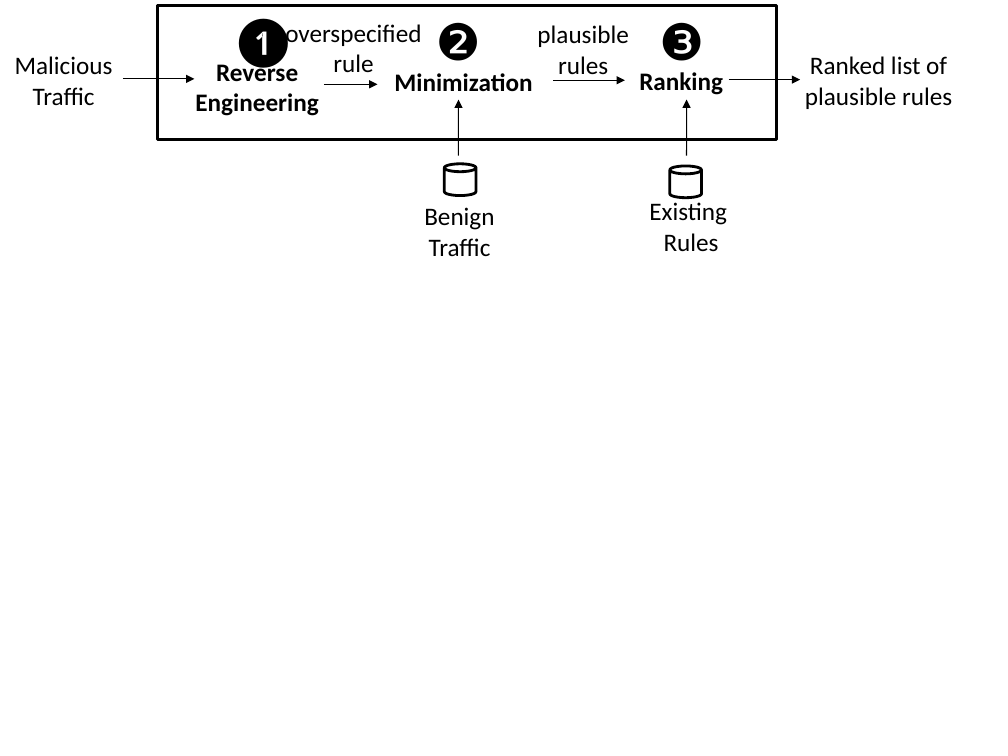
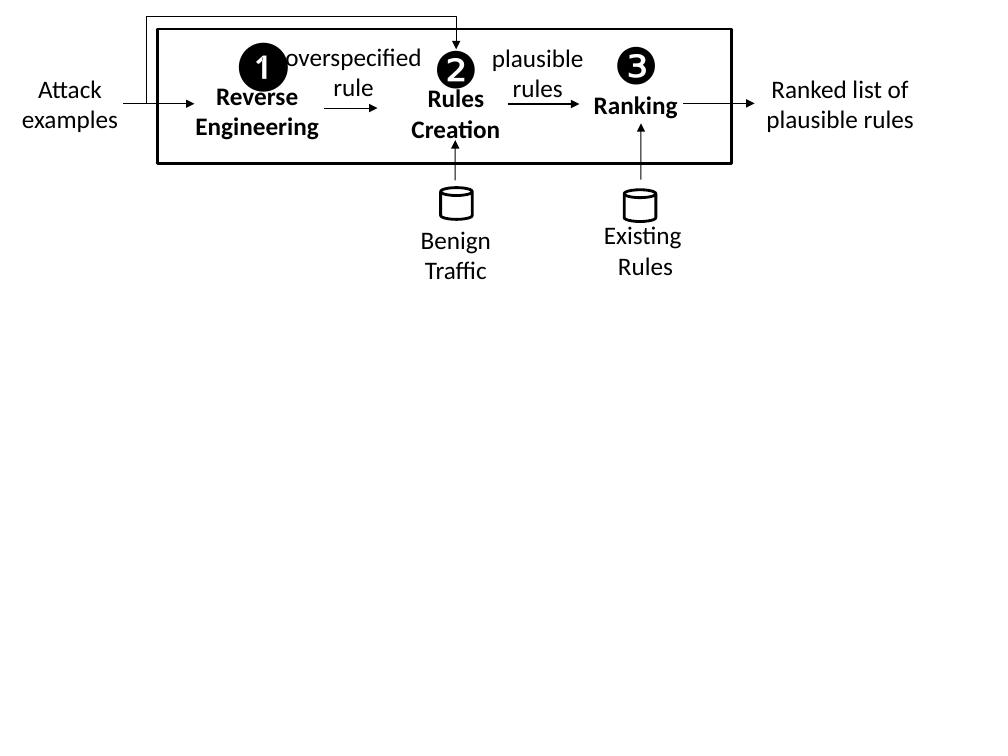
Before and after one commit to STAR-RG/syrius, a slide deck: slide 1 of paper/figs/nids-workflow.pptx. Drawn at 1008x756 pixels with LibreOffice and Linux fonts; fonts in the diff are those of the drawing. Boxes give left, top, right and bottom in pixels: in the first picture for what was removed or moved away, otherwise in the second. Text is boxed around its words. In the diff, an @@ line names an element or a change of style, - is before the commit and + after.

```diff
--- a/paper/figs/nids-workflow.pptx
+++ b/paper/figs/nids-workflow.pptx
@@ elbow arrow added from (147, 104) to (457, 49), #000000 0.75 pt @@
@@ rectangle: place and size @@
-rectangle at [157, 5, 776, 139]
+rectangle at [157, 29, 732, 163]
@@ text "❷" rewrapped from [436, 22, 481, 61] to [433, 47, 478, 100] @@
@@ text at [22, 80, 118, 132]: text changed @@
-Malicious
-Traffic
+Attack examples
@@ text at [411, 87, 500, 144]: text changed @@
-Minimization
+Rules
+Creation
@@ text "Ranked list of plausible rules": place and size @@
-text "Ranked list of plausible rules" at [805, 56, 952, 109]
+text "Ranked list of plausible rules" at [766, 80, 914, 132]
@@ 3 texts, 2 arrows: place and size @@
-3 texts, 2 arrows at [123, 18, 421, 116]
+3 texts, 2 arrows at [123, 41, 421, 140]
@@ 4 texts, 3 arrows, 1 cylinder: place and size @@
-4 texts, 3 arrows, 1 cylinder at [537, 22, 800, 252]
+4 texts, 3 arrows, 1 cylinder at [492, 46, 755, 276]
@@ arrow moved from (459, 156) - (459, 100) to (456, 180) - (456, 140) @@
@@ cylinder: place and size @@
-cylinder at [445, 164, 476, 196]
+cylinder at [440, 187, 472, 219]
@@ text "Benign": place and size @@
-text "Benign" at [424, 207, 494, 256]
+text "Benign" at [421, 231, 491, 279]
```
Also in this commit, not shown: 2 other files.
